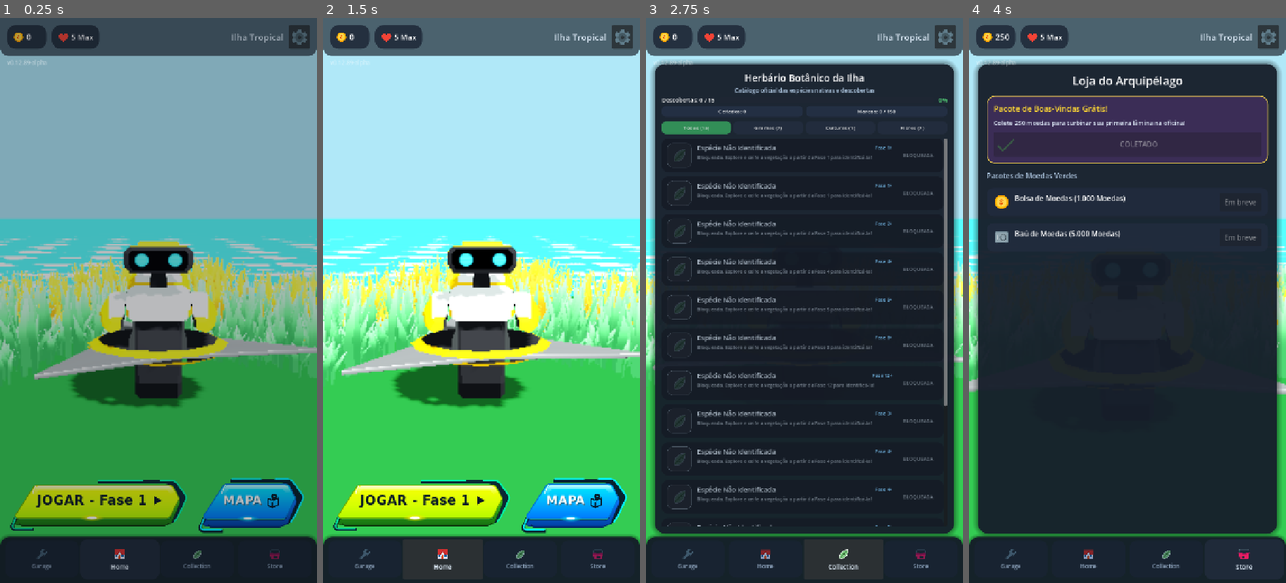
Above: before the commit, frames 1-4 (left to right).
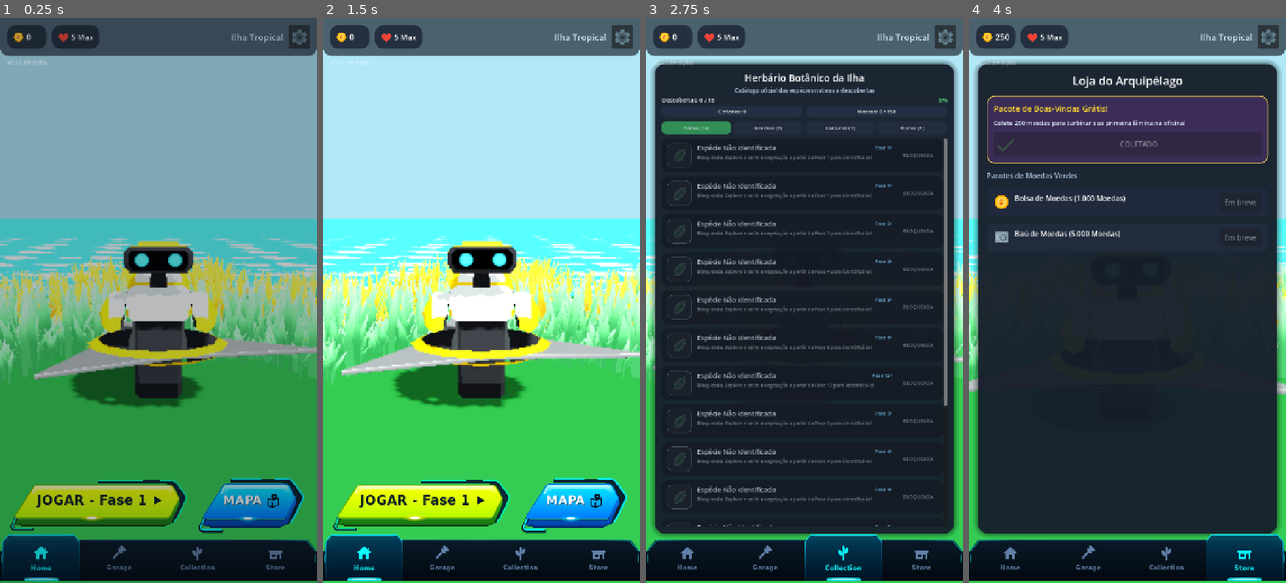
Above: after the commit, the same moments.

Repository: rogerbif/grass-cut-bot
Game: Godot game, scene res://scenes/menu/main_menu.tscn
The game is run twice, just before and just after one commit, with the same random seed, the same clock (stepped at 60 frames per second) and the same inputs.
Inputs (mouse positions are in pixels of both pictures, inside the frame that each line leads up to; where the layout moved, square brackets give the same spot in the first picture):
- Up to frame 1 (0.25 s): no input
- Up to frame 2 (1.5 s): click (443, 560) [364, 560] at 0.5 s; click (364, 560) [443, 560] at 1.25 s
- Up to frame 3 (2.75 s): click (842, 560) at 2 s
- Up to frame 4 (4 s): click (1244, 560) at 2.75 s; click "RESGATAR GRÁTIS" at 3.5 s

The runs differ from the first frame. In frame 1, 2.4% of the frame differs, in the area x 0-100%, y 91-100%; in frame 2, 5.3%; in frame 3, 5.3%; in frame 4, 5.3%.

Commit message:
feat(ui): nova navbar modular em atomic design CyberNavButton [v0.12.89-alpha]

Diff:
--- /dev/null
+++ b/assets/icons/navbar/nav_icon_collection.svg
@@ -0,0 +1,14 @@
+<svg xmlns="http://www.w3.org/2000/svg" width="48" height="48" viewBox="0 0 48 48" fill="none">
+  <!-- Organic 3-leaf sprout matching reference -->
+  <!-- Left Leaf -->
+  <path d="M 19 31 C 12 30 7 22 10 15 C 17 14 21 21 21 27 C 20.2 28.5 19.6 29.8 19 31 Z" fill="#ffffff" />
+
+  <!-- Right Leaf -->
+  <path d="M 28 27 C 35 25 39 16 36 10 C 29 10 25 18 26 24 C 26.6 25 27.3 26 28 27 Z" fill="#ffffff" />
+
+  <!-- Center Top Leaf -->
+  <path d="M 24 20 C 19 14 20 6 24 4 C 28 6 29 14 24 20 Z" fill="#ffffff" />
+
+  <!-- Stem -->
+  <path d="M 24 20 C 24 27 24 35 24 42" stroke="#ffffff" stroke-width="4" stroke-linecap="round" />
+</svg>
--- /dev/null
+++ b/assets/icons/navbar/nav_icon_garage.svg
@@ -0,0 +1,30 @@
+<svg xmlns="http://www.w3.org/2000/svg" width="48" height="48" viewBox="0 0 48 48" fill="none">
+  <!-- Wrench silhouette matching reference -->
+  <path fill-rule="evenodd" clip-rule="evenodd"
+        d="M 40.5 10
+           C 42.8 12.5 42.5 16.5 40 19
+           L 36 17
+           L 33 20
+           L 35 24
+           C 32 25.5 28 24.8 25.5 22.5
+           L 14 34
+           C 14.5 35 14.2 36.2 13.5 37
+           L 11 39.5
+           C 9.2 41.3 6.3 41.3 4.5 39.5
+           C 2.7 37.7 2.7 34.8 4.5 33
+           L 7 30.5
+           C 7.8 29.8 9 29.5 10 30
+           L 21.5 18.5
+           C 19.2 16 18.5 12 20 9
+           L 24 11
+           L 27 8
+           L 25 4
+           C 27.5 1.5 31.5 1.2 34 3.5
+           L 40.5 10 Z
+           M 8.5 36.5
+           C 8.5 37.6 7.6 38.5 6.5 38.5
+           C 5.4 38.5 4.5 37.6 4.5 36.5
+           C 4.5 35.4 5.4 34.5 6.5 34.5
+           C 7.6 34.5 8.5 35.4 8.5 36.5 Z"
+        fill="#ffffff" />
+</svg>
--- /dev/null
+++ b/assets/icons/navbar/nav_icon_home.svg
@@ -0,0 +1,26 @@
+<svg xmlns="http://www.w3.org/2000/svg" width="48" height="48" viewBox="0 0 48 48" fill="none">
+  <!-- Clean white home icon silhouette with cutout door -->
+  <path fill-rule="evenodd" clip-rule="evenodd"
+        d="M 24 6
+           L 43 22
+           L 39 25.5
+           L 38 24.6
+           L 38 40
+           Q 38 42 36 42
+           L 28 42
+           L 28 29
+           Q 28 27.5 26.5 27.5
+           L 21.5 27.5
+           Q 20 27.5 20 29
+           L 20 42
+           L 12 42
+           Q 10 42 10 40
+           L 10 24.6
+           L 9 25.5
+           L 5 22 Z
+           M 33 11
+           L 37 11
+           L 37 18
+           L 33 14.5 Z"
+        fill="#ffffff" />
+</svg>
--- /dev/null
+++ b/assets/icons/navbar/nav_icon_store.svg
@@ -0,0 +1,23 @@
+<svg xmlns="http://www.w3.org/2000/svg" width="48" height="48" viewBox="0 0 48 48" fill="none">
+  <!-- Storefront silhouette in solid white -->
+  <!-- Awning Top Bar -->
+  <path d="M 6 16 L 42 16 Q 43 16 43 17 L 42 22 Q 41 24 39 24 Q 37 24 36 22 Q 35 24 33 24 Q 31 24 30 22 Q 29 24 27 24 Q 25 24 24 22 Q 23 24 21 24 Q 19 24 18 22 Q 17 24 15 24 Q 13 24 12 22 Q 11 24 9 24 Q 7 24 6 22 L 5 17 Q 5 16 6 16 Z" fill="#ffffff" />
+
+  <!-- Store Base & Door/Window Cutout -->
+  <path fill-rule="evenodd" clip-rule="evenodd"
+        d="M 8 22
+           L 40 22
+           L 40 40
+           Q 40 42 38 42
+           L 10 42
+           Q 8 42 8 40 Z
+           M 13 27
+           L 23 27
+           L 23 35
+           L 13 35 Z
+           M 27 27
+           L 35 27
+           L 35 42
+           L 27 42 Z"
+        fill="#ffffff" />
+</svg>
--- /dev/null
+++ b/assets/ui/navbar/nav_bar_chassis.svg
@@ -0,0 +1,42 @@
+<svg xmlns="http://www.w3.org/2000/svg" width="720" height="96" viewBox="0 0 720 96">
+  <defs>
+    <linearGradient id="chassis_grad" x1="0%" y1="0%" x2="0%" y2="100%">
+      <stop offset="0%" stop-color="#0b1728" stop-opacity="0.98" />
+      <stop offset="50%" stop-color="#060f1b" stop-opacity="0.98" />
+      <stop offset="100%" stop-color="#040912" stop-opacity="1.0" />
+    </linearGradient>
+    <linearGradient id="chassis_top_border" x1="0%" y1="0%" x2="100%" y2="0%">
+      <stop offset="0%" stop-color="#00f5ff" stop-opacity="0.6" />
+      <stop offset="15%" stop-color="#123b5c" stop-opacity="0.8" />
+      <stop offset="50%" stop-color="#1b4d75" stop-opacity="0.9" />
+      <stop offset="85%" stop-color="#123b5c" stop-opacity="0.8" />
+      <stop offset="100%" stop-color="#00f5ff" stop-opacity="0.6" />
+    </linearGradient>
+  </defs>
+
+  <!-- Cyber Chassis polygon with angled corner cuts on far left & far right -->
+  <!-- Left cut: (0, 32) to (24, 0). Right cut: (696, 0) to (720, 32) -->
+  <path d="M 26 2
+           L 694 2
+           Q 698 2 701 5
+           L 718 26
+           Q 720 29 720 34
+           L 720 96
+           L 0 96
+           L 0 34
+           Q 0 29 2 26
+           L 19 5
+           Q 22 2 26 2 Z"
+        fill="url(#chassis_grad)" />
+
+  <!-- Top accent border line -->
+  <path d="M 2 28 L 22 6 Q 24 3 28 3 L 692 3 Q 696 3 698 6 L 718 28"
+        fill="none"
+        stroke="url(#chassis_top_border)"
+        stroke-width="2.5"
+        stroke-linecap="round" />
+
+  <!-- Corner cyber notches -->
+  <path d="M 4 36 L 4 52" stroke="#00f5ff" stroke-width="2" stroke-linecap="round" stroke-opacity="0.7" />
+  <path d="M 716 36 L 716 52" stroke="#00f5ff" stroke-width="2" stroke-linecap="round" stroke-opacity="0.7" />
+</svg>
--- /dev/null
+++ b/assets/ui/navbar/nav_tab_active_bg.svg
@@ -0,0 +1,36 @@
+<svg xmlns="http://www.w3.org/2000/svg" width="180" height="110" viewBox="0 0 180 110">
+  <defs>
+    <linearGradient id="active_tab_grad" x1="0%" y1="0%" x2="0%" y2="100%">
+      <stop offset="0%" stop-color="#054564" stop-opacity="0.95" />
+      <stop offset="40%" stop-color="#032c44" stop-opacity="0.95" />
+      <stop offset="100%" stop-color="#011626" stop-opacity="0.98" />
+    </linearGradient>
+    <linearGradient id="active_border_grad" x1="0%" y1="0%" x2="0%" y2="100%">
+      <stop offset="0%" stop-color="#00f5ff" stop-opacity="0.9" />
+      <stop offset="60%" stop-color="#0099cc" stop-opacity="0.4" />
+      <stop offset="100%" stop-color="#005580" stop-opacity="0.1" />
+    </linearGradient>
+  </defs>
+
+  <!-- Chamfered trapezoid badge /¯¯\ -->
+  <path d="M 18 2
+           L 162 2
+           Q 166 2 169 5
+           L 178 16
+           Q 180 19 180 23
+           L 180 108
+           Q 180 110 178 110
+           L 2 110
+           Q 0 110 0 108
+           L 0 23
+           Q 0 19 2 16
+           L 11 5
+           Q 14 2 18 2 Z"
+        fill="url(#active_tab_grad)"
+        stroke="url(#active_border_grad)"
+        stroke-width="2.5"
+        stroke-linejoin="round" />
+
+  <!-- Top cyber highlight rim -->
+  <path d="M 22 4 L 158 4" stroke="#80f8ff" stroke-width="1.5" stroke-linecap="round" stroke-opacity="0.75" />
+</svg>
--- /dev/null
+++ b/assets/ui/navbar/nav_tab_indicator.svg
@@ -0,0 +1,17 @@
+<svg xmlns="http://www.w3.org/2000/svg" width="90" height="12" viewBox="0 0 90 12">
+  <defs>
+    <radialGradient id="pill_glow" cx="50%" cy="50%" r="50%">
+      <stop offset="0%" stop-color="#ffffff" stop-opacity="1.0" />
+      <stop offset="35%" stop-color="#38f2ff" stop-opacity="0.95" />
+      <stop offset="75%" stop-color="#00d4ff" stop-opacity="0.4" />
+      <stop offset="100%" stop-color="#00d4ff" stop-opacity="0.0" />
+    </radialGradient>
+  </defs>
+
+  <!-- Outer ambient glow -->
+  <rect x="0" y="0" width="90" height="12" rx="6" fill="url(#pill_glow)" />
+
+  <!-- Intense central core pill -->
+  <rect x="6" y="2.5" width="78" height="6" rx="3" fill="#20e9fe" />
+  <rect x="18" y="3.5" width="54" height="3" rx="1.5" fill="#ffffff" fill-opacity="0.95" />
+</svg>
--- a/scenes/menu/bottom_nav_bar.tscn
+++ b/scenes/menu/bottom_nav_bar.tscn
@@ -1,38 +1,16 @@
 [gd_scene load_steps=9 format=3 uid="uid://bottom_nav_bar_scene_01"]
 
 [ext_resource type="Script" path="res://scripts/menu/bottom_nav_bar.gd" id="1_navbar"]
-[ext_resource type="Texture2D" path="res://assets/icons/icon_wrench.svg" id="2_wrench"]
-[ext_resource type="Texture2D" path="res://assets/icons/icon_home.svg" id="3_home"]
-[ext_resource type="Texture2D" path="res://assets/icons/icon_leaf.svg" id="4_leaf"]
-[ext_resource type="Texture2D" path="res://assets/icons/icon_store.svg" id="5_store"]
+[ext_resource type="PackedScene" path="res://scenes/ui/cyber_nav_button.tscn" id="2_btn_scene"]
+[ext_resource type="Texture2D" path="res://assets/ui/navbar/nav_bar_chassis.svg" id="3_chassis"]
+[ext_resource type="Texture2D" path="res://assets/icons/navbar/nav_icon_home.svg" id="4_icon_home"]
+[ext_resource type="Texture2D" path="res://assets/icons/navbar/nav_icon_garage.svg" id="5_icon_garage"]
+[ext_resource type="Texture2D" path="res://assets/icons/navbar/nav_icon_collection.svg" id="6_icon_collection"]
+[ext_resource type="Texture2D" path="res://assets/icons/navbar/nav_icon_store.svg" id="7_icon_store"]
 
-[sub_resource type="StyleBoxFlat" id="StyleBoxFlat_bar"]
-bg_color = Color(0.08, 0.11, 0.16, 0.94)
-corner_radius_top_left = 22
-corner_radius_top_right = 22
-content_margin_left = 12.0
-content_margin_top = 8.0
-content_margin_right = 12.0
-content_margin_bottom = 12.0
-shadow_color = Color(0, 0, 0, 0.35)
-shadow_size = 8
-
-[sub_resource type="StyleBoxFlat" id="StyleBoxFlat_btn_normal"]
-bg_color = Color(0.14, 0.18, 0.25, 0.7)
-corner_radius_top_left = 16
-corner_radius_top_right = 16
-corner_radius_bottom_right = 16
-corner_radius_bottom_left = 16
-
-[sub_resource type="StyleBoxFlat" id="StyleBoxFlat_btn_pressed"]
-bg_color = Color(0.2, 0.45, 0.88, 0.95)
-corner_radius_top_left = 16
-corner_radius_top_right = 16
-corner_radius_bottom_right = 16
-corner_radius_bottom_left = 16
-
-[node name="BottomNavBar" type="PanelContainer"]
+[node name="BottomNavBar" type="Control"]
 custom_minimum_size = Vector2(0, 104)
+layout_mode = 3
 anchors_preset = 12
 anchor_top = 1.0
 anchor_right = 1.0
@@ -40,24 +18,9 @@
 offset_top = -104.0
 grow_horizontal = 2
 grow_vertical = 0
-theme_override_styles/panel = SubResource("StyleBoxFlat_bar")
 script = ExtResource("1_navbar")
 
-[node name="HBox" type="HBoxContainer" parent="."]
-layout_mode = 2
-theme_override_constants/separation = 10
-alignment = 1
-
-[node name="BtnGarage" type="Button" parent="HBox"]
-custom_minimum_size = Vector2(0, 84)
-layout_mode = 2
-size_flags_horizontal = 3
-pivot_offset = Vector2(80, 42)
-focus_mode = 0
-theme_override_styles/normal = SubResource("StyleBoxFlat_btn_normal")
-theme_override_styles/pressed = SubResource("StyleBoxFlat_btn_pressed")
-
-[node name="VBox" type="VBoxContainer" parent="HBox/BtnGarage"]
+[node name="BackgroundRect" type="TextureRect" parent="."]
 layout_mode = 1
 anchors_preset = 15
 anchor_right = 1.0
@@ -65,133 +28,44 @@
 grow_horizontal = 2
 grow_vertical = 2
 mouse_filter = 2
-alignment = 1
-theme_override_constants/separation = 4
-
-[node name="Icon" type="TextureRect" parent="HBox/BtnGarage/VBox"]
-custom_minimum_size = Vector2(28, 28)
-layout_mode = 2
-size_flags_horizontal = 4
-size_flags_vertical = 4
-texture = ExtResource("2_wrench")
+texture = ExtResource("3_chassis")
 expand_mode = 1
 stretch_mode = 5
 
-[node name="Title" type="Label" parent="HBox/BtnGarage/VBox"]
-layout_mode = 2
-theme_override_colors/font_color = Color(0.9, 0.95, 1, 1)
-theme_override_font_sizes/font_size = 13
-text = "Garage"
-horizontal_alignment = 1
-vertical_alignment = 1
-
-[node name="BtnHome" type="Button" parent="HBox"]
-custom_minimum_size = Vector2(0, 84)
-layout_mode = 2
-size_flags_horizontal = 3
-pivot_offset = Vector2(80, 42)
-focus_mode = 0
-theme_override_styles/normal = SubResource("StyleBoxFlat_btn_normal")
-theme_override_styles/pressed = SubResource("StyleBoxFlat_btn_pressed")
-
-[node name="VBox" type="VBoxContainer" parent="HBox/BtnHome"]
+[node name="HBox" type="HBoxContainer" parent="."]
 layout_mode = 1
 anchors_preset = 15
 anchor_right = 1.0
 anchor_bottom = 1.0
+offset_left = 6.0
+offset_top = 4.0
+offset_right = -6.0
+offset_bottom = -4.0
 grow_horizontal = 2
 grow_vertical = 2
-mouse_filter = 2
+theme_override_constants/separation = 2
 alignment = 1
-theme_override_constants/separation = 4
 
-[node name="Icon" type="TextureRect" parent="HBox/BtnHome/VBox"]
-custom_minimum_size = Vector2(28, 28)
+[node name="BtnHome" parent="HBox" instance=ExtResource("2_btn_scene")]
 layout_mode = 2
-size_flags_horizontal = 4
-size_flags_vertical = 4
-texture = ExtResource("3_home")
-expand_mode = 1
-stretch_mode = 5
+tab_id = 0
+title_text = "Home"
+icon_texture = ExtResource("4_icon_home")
 
-[node name="Title" type="Label" parent="HBox/BtnHome/VBox"]
+[node name="BtnGarage" parent="HBox" instance=ExtResource("2_btn_scene")]
 layout_mode = 2
-theme_override_colors/font_color = Color(0.9, 0.95, 1, 1)
-theme_override_font_sizes/font_size = 13
-text = "Home"
-horizontal_alignment = 1
-vertical_alignment = 1
+tab_id = 1
+title_text = "Garage"
+icon_texture = ExtResource("5_icon_garage")
 
-[node name="BtnCollection" type="Button" parent="HBox"]
-custom_minimum_size = Vector2(0, 84)
+[node name="BtnCollection" parent="HBox" instance=ExtResource("2_btn_scene")]
 layout_mode = 2
-size_flags_horizontal = 3
-pivot_offset = Vector2(80, 42)
-focus_mode = 0
-theme_override_styles/normal = SubResource("StyleBoxFlat_btn_normal")
-theme_override_styles/pressed = SubResource("StyleBoxFlat_btn_pressed")
+tab_id = 2
+title_text = "Collection"
+icon_texture = ExtResource("6_icon_collection")
 
-[node name="VBox" type="VBoxContainer" parent="HBox/BtnCollection"]
-layout_mode = 1
-anchors_preset = 15
-anchor_right = 1.0
-anchor_bottom = 1.0
-grow_horizontal = 2
-grow_vertical = 2
-mouse_filter = 2
-alignment = 1
-theme_override_constants/separation = 4
-
-[node name="Icon" type="TextureRect" parent="HBox/BtnCollection/VBox"]
-custom_minimum_size = Vector2(28, 28)
+[node name="BtnStore" parent="HBox" instance=ExtResource("2_btn_scene")]
 layout_mode = 2
-size_flags_horizontal = 4
-size_flags_vertical = 4
-texture = ExtResource("4_leaf")
-expand_mode = 1
-stretch_mode = 5
-
-[node name="Title" type="Label" parent="HBox/BtnCollection/VBox"]
-layout_mode = 2
-theme_override_colors/font_color = Color(0.9, 0.95, 1, 1)
-theme_override_font_sizes/font_size = 13
-text = "Collection"
-horizontal_alignment = 1
-vertical_alignment = 1
-
-[node name="BtnStore" type="Button" parent="HBox"]
-custom_minimum_size = Vector2(0, 84)
-layout_mode = 2
-size_flags_horizontal = 3
-pivot_offset = Vector2(80, 42)
-focus_mode = 0
-theme_override_styles/normal = SubResource("StyleBoxFlat_btn_normal")
-theme_override_styles/pressed = SubResource("StyleBoxFlat_btn_pressed")
-
-[node name="VBox" type="VBoxContainer" parent="HBox/BtnStore"]
-layout_mode = 1
-anchors_preset = 15
-anchor_right = 1.0
-anchor_bottom = 1.0
-grow_horizontal = 2
-grow_vertical = 2
-mouse_filter = 2
-alignment = 1
-theme_override_constants/separation = 4
-
-[node name="Icon" type="TextureRect" parent="HBox/BtnStore/VBox"]
-custom_minimum_size = Vector2(28, 28)
-layout_mode = 2
-size_flags_horizontal = 4
-size_flags_vertical = 4
-texture = ExtResource("5_store")
-expand_mode = 1
-stretch_mode = 5
-
-[node name="Title" type="Label" parent="HBox/BtnStore/VBox"]
-layout_mode = 2
-theme_override_colors/font_color = Color(0.9, 0.95, 1, 1)
-theme_override_font_sizes/font_size = 13
-text = "Store"
-horizontal_alignment = 1
-vertical_alignment = 1
+tab_id = 3
+title_text = "Store"
+icon_texture = ExtResource("7_icon_store")
--- /dev/null
+++ b/scenes/ui/cyber_nav_button.tscn
@@ -0,0 +1,91 @@
+[gd_scene load_steps=7 format=3 uid="uid://cyber_nav_btn_01"]
+
+[ext_resource type="Script" path="res://scripts/ui/cyber_nav_button.gd" id="1_script"]
+[ext_resource type="Texture2D" path="res://assets/ui/navbar/nav_tab_active_bg.svg" id="2_active_bg"]
+[ext_resource type="Texture2D" path="res://assets/ui/navbar/nav_tab_indicator.svg" id="3_indicator"]
+
+[sub_resource type="StyleBoxEmpty" id="StyleBoxEmpty_none"]
+
+[sub_resource type="SystemFont" id="SystemFont_nav"]
+font_names = PackedStringArray("Segoe UI", "Arial Black", "Montserrat", "sans-serif")
+font_weight = 900
+
+[node name="CyberNavButton" type="Button"]
+custom_minimum_size = Vector2(0, 104)
+size_flags_horizontal = 3
+focus_mode = 0
+theme_override_styles/normal = SubResource("StyleBoxEmpty_none")
+theme_override_styles/pressed = SubResource("StyleBoxEmpty_none")
+theme_override_styles/hover = SubResource("StyleBoxEmpty_none")
+theme_override_styles/focus = SubResource("StyleBoxEmpty_none")
+script = ExtResource("1_script")
+
+[node name="ActiveBadge" type="TextureRect" parent="."]
+visible = false
+layout_mode = 1
+anchors_preset = 15
+anchor_right = 1.0
+anchor_bottom = 1.0
+offset_top = -14.0
+offset_bottom = 2.0
+grow_horizontal = 2
+grow_vertical = 2
+mouse_filter = 2
+texture = ExtResource("2_active_bg")
+expand_mode = 1
+stretch_mode = 5
+
+[node name="Content" type="VBoxContainer" parent="."]
+layout_mode = 1
+anchors_preset = 8
+anchor_left = 0.5
+anchor_top = 0.5
+anchor_right = 0.5
+anchor_bottom = 0.5
+offset_left = -44.0
+offset_top = -34.0
+offset_right = 44.0
+offset_bottom = 26.0
+grow_horizontal = 2
+grow_vertical = 2
+pivot_offset = Vector2(44, 30)
+mouse_filter = 2
+alignment = 1
+theme_override_constants/separation = 5
+
+[node name="Icon" type="TextureRect" parent="Content"]
+custom_minimum_size = Vector2(38, 38)
+layout_mode = 2
+size_flags_horizontal = 4
+size_flags_vertical = 4
+mouse_filter = 2
+expand_mode = 1
+stretch_mode = 5
+
+[node name="Label" type="Label" parent="Content"]
+layout_mode = 2
+mouse_filter = 2
+theme_override_fonts/font = SubResource("SystemFont_nav")
+theme_override_font_sizes/font_size = 14
+text = "Home"
+horizontal_alignment = 1
+vertical_alignment = 1
+
+[node name="ActiveIndicator" type="TextureRect" parent="."]
+visible = false
+layout_mode = 1
+anchors_preset = 7
+anchor_left = 0.5
+anchor_top = 1.0
+anchor_right = 0.5
+anchor_bottom = 1.0
+offset_left = -45.0
+offset_top = -14.0
+offset_right = 45.0
+offset_bottom = -2.0
+grow_horizontal = 2
+grow_vertical = 0
+mouse_filter = 2
+texture = ExtResource("3_indicator")
+expand_mode = 1
+stretch_mode = 5
--- a/scripts/core/game_version.gd
+++ b/scripts/core/game_version.gd
@@ -7,7 +7,7 @@
 
 const MAJOR: int = 0
 const MINOR: int = 12
-const PATCH: int = 88
+const PATCH: int = 89
 const STAGE: String = "ALPHA" # "PRE-ALPHA", "ALPHA", "BETA", "RC", "RELEASE"
 const BUILD_TYPE: String = "dev" # "dev", "nightly", "public"
 
--- a/scripts/menu/bottom_nav_bar.gd
+++ b/scripts/menu/bottom_nav_bar.gd
@@ -1,46 +1,37 @@
 extends Control
+
+## Organismo da Navbar inferior no padrão Atomic Design.
+## Orquestra exclusivamente os botões CyberNavButton e emite tab_changed.
 
 signal tab_changed(tab_index: int)
 
-enum Tabs { GARAGE = 0, HOME = 1, COLLECTION = 2, STORE = 3 }
+enum Tabs { HOME = 0, GARAGE = 1, COLLECTION = 2, STORE = 3 }
 
-@onready var btn_garage: Button = $HBox/BtnGarage
-@onready var btn_home: Button = $HBox/BtnHome
-@onready var btn_collection: Button = $HBox/BtnCollection
-@onready var btn_store: Button = $HBox/BtnStore
+@onready var btn_home: CyberNavButton = $HBox/BtnHome as CyberNavButton
+@onready var btn_garage: CyberNavButton = $HBox/BtnGarage as CyberNavButton
+@onready var btn_collection: CyberNavButton = $HBox/BtnCollection as CyberNavButton
+@onready var btn_store: CyberNavButton = $HBox/BtnStore as CyberNavButton
 
 var current_tab: int = Tabs.HOME
+var _buttons: Array[CyberNavButton] = []
 
 func _ready() -> void:
-	if btn_garage != null:
-		btn_garage.pressed.connect(func() -> void: select_tab(Tabs.GARAGE))
-	if btn_home != null:
-		btn_home.pressed.connect(func() -> void: select_tab(Tabs.HOME))
-	if btn_collection != null:
-		btn_collection.pressed.connect(func() -> void: select_tab(Tabs.COLLECTION))
-	if btn_store != null:
-		btn_store.pressed.connect(func() -> void: select_tab(Tabs.STORE))
-
+	_buttons = [btn_home, btn_garage, btn_collection, btn_store]
+	for btn: CyberNavButton in _buttons:
+		if btn != null:
+			btn.nav_button_pressed.connect(_on_nav_button_pressed)
 	select_tab(Tabs.HOME, false)
 
-func select_tab(index: int, emit_sig: bool = true) -> void:
-	current_tab = index
-	_update_buttons()
+func select_tab(tab_id: int, emit_sig: bool = true) -> void:
+	current_tab = tab_id
+	for i: int in range(_buttons.size()):
+		var btn: CyberNavButton = _buttons[i]
+		if btn != null:
+			btn.set_active(i == tab_id)
 	if emit_sig:
 		tab_changed.emit(current_tab)
 
-func _update_buttons() -> void:
-	var buttons: Array[Button] = [btn_garage, btn_home, btn_collection, btn_store]
-	for i in range(buttons.size()):
-		var btn: Button = buttons[i]
-		if btn == null:
-			continue
-		var is_active: bool = (i == current_tab)
-		if is_active:
-			btn.modulate = Color(1.0, 1.0, 1.0, 1.0)
-			var tw: Tween = create_tween()
-			tw.tween_property(btn, "scale", Vector2(1.08, 1.08), 0.15).set_trans(Tween.TRANS_QUAD).set_ease(Tween.EASE_OUT)
-		else:
-			btn.modulate = Color(0.72, 0.78, 0.85, 0.85)
-			var tw: Tween = create_tween()
-			tw.tween_property(btn, "scale", Vector2(1.0, 1.0), 0.15).set_trans(Tween.TRANS_QUAD).set_ease(Tween.EASE_OUT)
+func _on_nav_button_pressed(tab_id: int) -> void:
+	if tab_id == current_tab:
+		return
+	select_tab(tab_id)
--- a/scripts/menu/main_menu.gd
+++ b/scripts/menu/main_menu.gd
@@ -71,8 +71,8 @@
 		menu_camera.island_snapped.connect(_on_camera_island_snapped)
 		menu_camera.scroll_focus_changed.connect(_on_camera_scroll_focus_changed)
 
-	# Inicia na aba Home e visão do Bot
-	_switch_tab(1)
+	# Inicia na aba Home e visão do Bot (Home agora é índice 0)
+	_switch_tab(0)
 	_update_plaques_view_mode(false, false)
 	_update_islands_visibility(false, selected_level)
 
@@ -338,7 +338,8 @@
 	_switch_tab(tab_idx)
 
 func _switch_tab(tab_idx: int) -> void:
-	var tabs: Array[Control] = [tab_garage, tab_home, tab_collection, tab_store]
+	# Nova ordem de abas aprovada: [Home = 0, Garage = 1, Collection = 2, Store = 3]
+	var tabs: Array[Control] = [tab_home, tab_garage, tab_collection, tab_store]
 	for i: int in range(tabs.size()):
 		var t: Control = tabs[i]
 		if t != null:
@@ -346,8 +347,8 @@
 			if t.visible and t.has_method("refresh_ui"):
 				t.call("refresh_ui")
 
-	# Se for para outra aba que não a Home, garante visão do bot ou reseta mapa
-	if tab_idx != 1 and menu_camera != null:
+	# Se for para outra aba que não a Home (índice 0), garante visão do bot ou reseta mapa
+	if tab_idx != 0 and menu_camera != null:
 		if menu_camera.current_mode == menu_camera.CameraMode.MAP_VIEW:
 			menu_camera.switch_to_bot_view()
 
--- /dev/null
+++ b/scripts/ui/cyber_nav_button.gd
@@ -0,0 +1,74 @@
+extends Button
+class_name CyberNavButton
+
+## Botão modular para a Navbar no estilo Cyber Arcade do Grass Cut Bot.
+## É um componente Molecule no padrão Atomic Design: possui badge elevado,
+## indicador neon e transição suave de estado ativo/inativo.
+
+signal nav_button_pressed(tab_id: int)
+
+@export var tab_id: int = 0
+@export var title_text: String = "Home":
+	set(val):
+		title_text = val
+		if label_title != null:
+			label_title.text = val
+
+@export var icon_texture: Texture2D:
+	set(val):
+		icon_texture = val
+		if icon_rect != null:
+			icon_rect.texture = val
+
+@onready var active_badge: TextureRect = $ActiveBadge
+@onready var content_box: VBoxContainer = $Content
+@onready var icon_rect: TextureRect = $Content/Icon
+@onready var label_title: Label = $Content/Label
+@onready var active_indicator: TextureRect = $ActiveIndicator
+
+const COLOR_ACTIVE: Color = Color(0.055, 0.98, 1.0, 1.0)   ## #0efaff (Ciano neon vibrante)
+const COLOR_INACTIVE: Color = Color(0.42, 0.55, 0.72, 0.9)  ## #6b8cb8 (Azul-aço suave)
+const SCALE_ACTIVE: Vector2 = Vector2(1.06, 1.06)
+const SCALE_INACTIVE: Vector2 = Vector2(1.0, 1.0)
+const TWEEN_DURATION: float = 0.18
+
+var is_active: bool = false
+var _current_tween: Tween = null
+
+func _ready() -> void:
+	focus_mode = FOCUS_NONE
+	if icon_texture != null and icon_rect != null:
+		icon_rect.texture = icon_texture
+	if label_title != null:
+		label_title.text = title_text
+	pressed.connect(_on_pressed)
+	set_active(is_active, false)
+
+func set_active(active: bool, animated: bool = true) -> void:
+	is_active = active
+	if active_badge != null:
+		active_badge.visible = active
+	if active_indicator != null:
+		active_indicator.visible = active
+
+	var target_color: Color = COLOR_ACTIVE if active else COLOR_INACTIVE
+	var target_scale: Vector2 = SCALE_ACTIVE if active else SCALE_INACTIVE
+
+	if _current_tween != null and _current_tween.is_valid():
+		_current_tween.kill()
+
+	if animated and is_inside_tree():
+		_current_tween = create_tween().set_parallel(true)
+		_current_tween.tween_property(content_box, "modulate", target_color, TWEEN_DURATION).set_trans(Tween.TRANS_QUAD).set_ease(Tween.EASE_OUT)
+		_current_tween.tween_property(content_box, "scale", target_scale, TWEEN_DURATION).set_trans(Tween.TRANS_QUAD).set_ease(Tween.EASE_OUT)
+	else:
+		if content_box != null:
+			content_box.modulate = target_color
+			content_box.scale = target_scale
+
+func _on_pressed() -> void:
+	# Mandamento 8: Feedback Háptico e Sensorial Contínuo
+	Input.vibrate_handheld(15)
+	if AudioManager != null:
+		AudioManager.play_sfx("confirm")
+	nav_button_pressed.emit(tab_id)
Not shown, added: assets/icons/navbar/nav_icon_collection.svg.import
Not shown, added: assets/icons/navbar/nav_icon_garage.svg.import
Not shown, added: assets/icons/navbar/nav_icon_home.svg.import
Not shown, added: assets/icons/navbar/nav_icon_store.svg.import
Not shown, added: assets/ui/navbar/nav_bar_chassis.svg.import
Not shown, added: assets/ui/navbar/nav_tab_active_bg.svg.import
Not shown, added: assets/ui/navbar/nav_tab_indicator.svg.import
Not shown, added: scripts/ui/cyber_nav_button.gd.uid
Not shown, added: docs/historico_melhorias/159_nova_navbar_atomic_design.md
Not shown, changed: docs/historico_melhorias/INDICE_MELHORIAS.md
